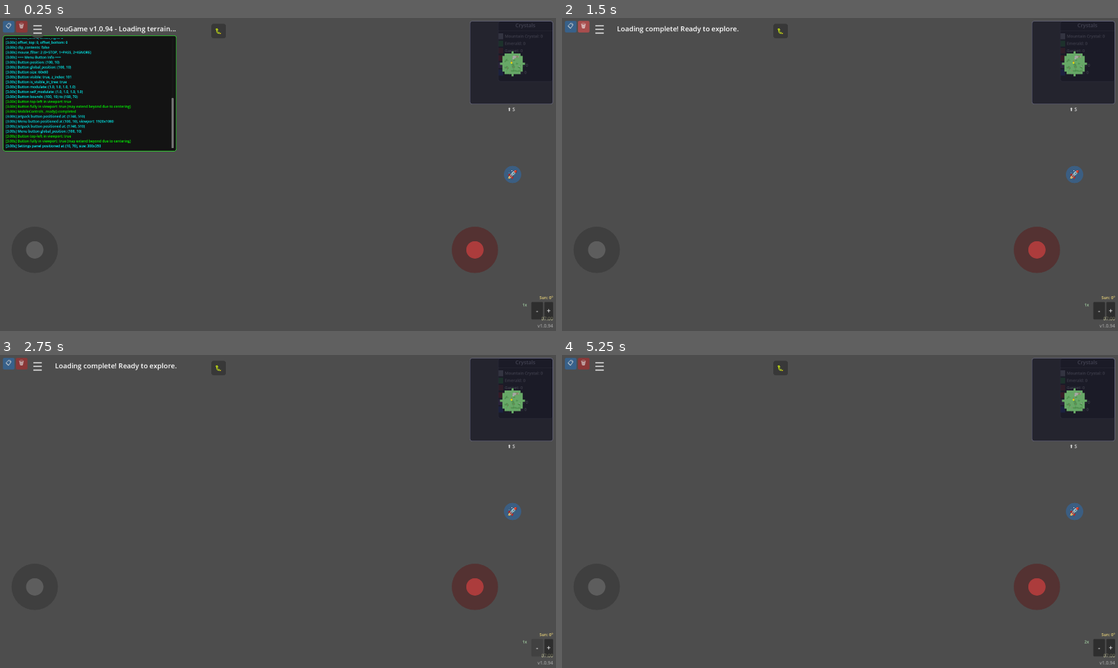
Above: before the commit, frames 1-4 (two rows, left to right).
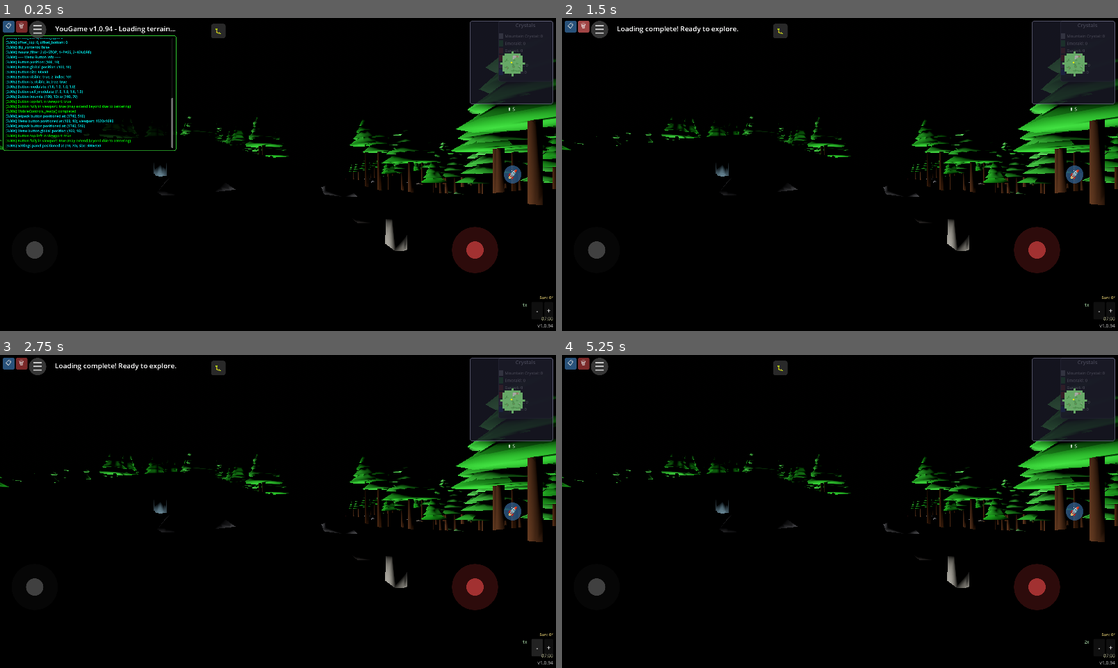
Above: after the commit, the same moments.

Repository: felix-dieterle/YouGame_godot4_public
Game: Godot game, scene res://scenes/main.tscn
The game is run twice, just before and just after one commit, with the same random seed, the same clock (stepped at 60 frames per second) and the same inputs.
Inputs:
- Up to frame 1 (0.25 s): no input
- Up to frame 2 (1.5 s): click "📋" at 0.5 s; click "🗑" at 1.25 s
- Up to frame 3 (2.75 s): click "-" at 2 s
- Up to frame 4 (5.25 s): click "+" at 2.75 s; click "🚀" at 3.5 s; click "☰" at 4.25 s; click "▶ Resume Game" at 5 s

The runs differ from the first frame. In frame 1, 86% of the frame differs, in the area x 0-100%, y 0-100%; in frame 2, 95%; in frame 3, 95%; in frame 4, 95%.
Error before the commit: Parse Error: Used tab character for indentation instead of space as used before in the file. (res://scripts/player.gd:711)

Commit message:
Fix indentation: replace tabs with spaces in all modified files
Co-authored-by: felix-dieterle <1490062+felix-dieterle@users.noreply.github.com>

Diff:
--- a/scripts/campfire_system.gd
+++ b/scripts/campfire_system.gd
@@ -11,71 +11,71 @@
 ## - light_range: How far the campfire light reaches in meters (default: 40.0)
 ## - light_attenuation: Light falloff rate (default: 0.8)
 static func create_campfire_node(light_energy: float = 8.0, light_range: float = 40.0, light_attenuation: float = 0.8) -> Node3D:
-	var campfire = Node3D.new()
-	campfire.name = "Campfire"
-	campfire.add_to_group("Campfires")  # Add to group for save/load
+    var campfire = Node3D.new()
+    campfire.name = "Campfire"
+    campfire.add_to_group("Campfires")  # Add to group for save/load
 
-	# Create stone base (multiple stones arranged in a circle)
-	for i in range(6):
-		var stone = MeshInstance3D.new()
-		var stone_mesh = BoxMesh.new()
-		stone_mesh.size = Vector3(0.3, 0.2, 0.4)
-		stone.mesh = stone_mesh
+    # Create stone base (multiple stones arranged in a circle)
+    for i in range(6):
+        var stone = MeshInstance3D.new()
+        var stone_mesh = BoxMesh.new()
+        stone_mesh.size = Vector3(0.3, 0.2, 0.4)
+        stone.mesh = stone_mesh
 
-		var angle = i * (2.0 * PI / 6.0)
-		var radius = 0.6
-		stone.position = Vector3(cos(angle) * radius, 0.1, sin(angle) * radius)
-		stone.rotation.y = angle + PI / 2.0
+        var angle = i * (2.0 * PI / 6.0)
+        var radius = 0.6
+        stone.position = Vector3(cos(angle) * radius, 0.1, sin(angle) * radius)
+        stone.rotation.y = angle + PI / 2.0
 
-		var stone_material = StandardMaterial3D.new()
-		stone_material.albedo_color = Color(0.4, 0.4, 0.45)  # Gray stone
-		stone_material.roughness = 0.9
-		stone.set_surface_override_material(0, stone_material)
-		campfire.add_child(stone)
+        var stone_material = StandardMaterial3D.new()
+        stone_material.albedo_color = Color(0.4, 0.4, 0.45)  # Gray stone
+        stone_material.roughness = 0.9
+        stone.set_surface_override_material(0, stone_material)
+        campfire.add_child(stone)
 
-	# Create wood logs in center
-	for i in range(3):
-		var log = MeshInstance3D.new()
-		var log_mesh = CylinderMesh.new()
-		log_mesh.height = 0.8
-		log_mesh.top_radius = 0.08
-		log_mesh.bottom_radius = 0.08
-		log.mesh = log_mesh
+    # Create wood logs in center
+    for i in range(3):
+        var log = MeshInstance3D.new()
+        var log_mesh = CylinderMesh.new()
+        log_mesh.height = 0.8
+        log_mesh.top_radius = 0.08
+        log_mesh.bottom_radius = 0.08
+        log.mesh = log_mesh
 
-		var angle = i * (2.0 * PI / 3.0)
-		log.position = Vector3(cos(angle) * 0.15, 0.25, sin(angle) * 0.15)
-		log.rotation.z = PI / 2.0
-		log.rotation.y = angle
+        var angle = i * (2.0 * PI / 3.0)
+        log.position = Vector3(cos(angle) * 0.15, 0.25, sin(angle) * 0.15)
+        log.rotation.z = PI / 2.0
+        log.rotation.y = angle
 
-		var log_material = StandardMaterial3D.new()
-		log_material.albedo_color = Color(0.3, 0.2, 0.1)  # Brown wood
-		log.set_surface_override_material(0, log_material)
-		campfire.add_child(log)
+        var log_material = StandardMaterial3D.new()
+        log_material.albedo_color = Color(0.3, 0.2, 0.1)  # Brown wood
+        log.set_surface_override_material(0, log_material)
+        campfire.add_child(log)
 
-	# Create main fire (glowing sphere - larger than torch)
-	var fire = MeshInstance3D.new()
-	var fire_mesh = SphereMesh.new()
-	fire_mesh.radius = 0.35
-	fire_mesh.height = 0.7
-	fire.mesh = fire_mesh
-	fire.position = Vector3(0, 0.5, 0)
+    # Create main fire (glowing sphere - larger than torch)
+    var fire = MeshInstance3D.new()
+    var fire_mesh = SphereMesh.new()
+    fire_mesh.radius = 0.35
+    fire_mesh.height = 0.7
+    fire.mesh = fire_mesh
+    fire.position = Vector3(0, 0.5, 0)
 
-	var fire_material = StandardMaterial3D.new()
-	fire_material.albedo_color = Color(1.0, 0.5, 0.1)  # Orange fire
-	fire_material.emission_enabled = true
-	fire_material.emission = Color(1.0, 0.4, 0.0)
-	fire_material.emission_energy_multiplier = 4.0
-	fire.set_surface_override_material(0, fire_material)
-	campfire.add_child(fire)
+    var fire_material = StandardMaterial3D.new()
+    fire_material.albedo_color = Color(1.0, 0.5, 0.1)  # Orange fire
+    fire_material.emission_enabled = true
+    fire_material.emission = Color(1.0, 0.4, 0.0)
+    fire_material.emission_energy_multiplier = 4.0
+    fire.set_surface_override_material(0, fire_material)
+    campfire.add_child(fire)
 
-	# Create brighter omni light (brighter and reaches further than torch)
-	var light = OmniLight3D.new()
-	light.light_color = Color(1.0, 0.6, 0.2)  # Warm orange light
-	light.light_energy = light_energy
-	light.omni_range = light_range
-	light.omni_attenuation = light_attenuation
-	light.shadow_enabled = true
-	light.position = Vector3(0, 0.5, 0)
-	campfire.add_child(light)
+    # Create brighter omni light (brighter and reaches further than torch)
+    var light = OmniLight3D.new()
+    light.light_color = Color(1.0, 0.6, 0.2)  # Warm orange light
+    light.light_energy = light_energy
+    light.omni_range = light_range
+    light.omni_attenuation = light_attenuation
+    light.shadow_enabled = true
+    light.position = Vector3(0, 0.5, 0)
+    campfire.add_child(light)
 
-	return campfire
+    return campfire
--- a/scripts/player.gd
+++ b/scripts/player.gd
@@ -709,31 +709,31 @@
 
 ## Use flint stones to create a campfire at the player's current position
 func _use_flint_stones() -> void:
-	# Check if player has enough flint stones
-	if flint_stone_count < 2:
-		var ui_manager = get_tree().get_first_node_in_group("UIManager")
-		if ui_manager and ui_manager.has_method("show_message"):
-			ui_manager.show_message("Need 2 flint stones to create campfire! (%d/2)" % flint_stone_count, 2.0)
-		return
-
-	# Deduct 2 flint stones from inventory
-	flint_stone_count -= 2
-
-	# Create campfire at player position using CampfireSystem
-	var campfire = CampfireSystem.create_campfire_node(campfire_light_energy, campfire_light_range, campfire_light_attenuation)
-	campfire.global_position = global_position + Vector3(0, campfire_placement_offset, 0)
-
-	# Add campfire to the world
-	get_parent().add_child(campfire)
-
-	# Update UI
-	var ui_manager = get_tree().get_first_node_in_group("UIManager")
-	if ui_manager and ui_manager.has_method("update_flint_stone_count"):
-		ui_manager.update_flint_stone_count(flint_stone_count)
-	if ui_manager and ui_manager.has_method("show_message"):
-		ui_manager.show_message("Campfire created! (%d flint stones left)" % flint_stone_count, 2.0)
-
-	print("Player: Created campfire at ", campfire.global_position, " - ", flint_stone_count, " flint stones remaining")
+    # Check if player has enough flint stones
+    if flint_stone_count < 2:
+        var ui_manager = get_tree().get_first_node_in_group("UIManager")
+        if ui_manager and ui_manager.has_method("show_message"):
+            ui_manager.show_message("Need 2 flint stones to create campfire! (%d/2)" % flint_stone_count, 2.0)
+        return
+
+    # Deduct 2 flint stones from inventory
+    flint_stone_count -= 2
+
+    # Create campfire at player position using CampfireSystem
+    var campfire = CampfireSystem.create_campfire_node(campfire_light_energy, campfire_light_range, campfire_light_attenuation)
+    campfire.global_position = global_position + Vector3(0, campfire_placement_offset, 0)
+
+    # Add campfire to the world
+    get_parent().add_child(campfire)
+
+    # Update UI
+    var ui_manager = get_tree().get_first_node_in_group("UIManager")
+    if ui_manager and ui_manager.has_method("update_flint_stone_count"):
+        ui_manager.update_flint_stone_count(flint_stone_count)
+    if ui_manager and ui_manager.has_method("show_message"):
+        ui_manager.show_message("Campfire created! (%d flint stones left)" % flint_stone_count, 2.0)
+
+    print("Player: Created campfire at ", campfire.global_position, " - ", flint_stone_count, " flint stones remaining")
 
 ## Toggle inventory UI visibility
 func _toggle_inventory() -> void:
--- a/tests/test_campfire_system.gd
+++ b/tests/test_campfire_system.gd
@@ -9,119 +9,119 @@
 const CampfireSystem = preload("res://scripts/campfire_system.gd")
 
 func _ready() -> void:
-	print("\n=== CAMPFIRE SYSTEM TEST ===")
+    print("\n=== CAMPFIRE SYSTEM TEST ===")
 
-	# Run tests
-	test_player_initial_flint_stone_count()
-	test_player_initial_mushroom_count()
-	test_player_initial_bottle_fill_level()
-	test_campfire_creation()
-	test_inventory_save_load()
+    # Run tests
+    test_player_initial_flint_stone_count()
+    test_player_initial_mushroom_count()
+    test_player_initial_bottle_fill_level()
+    test_campfire_creation()
+    test_inventory_save_load()
 
-	# Print summary
-	print("\n=== TEST SUMMARY ===")
-	print("Tests run: ", test_count)
-	print("Tests passed: ", passed_count)
-	print("Tests failed: ", test_count - passed_count)
+    # Print summary
+    print("\n=== TEST SUMMARY ===")
+    print("Tests run: ", test_count)
+    print("Tests passed: ", passed_count)
+    print("Tests failed: ", test_count - passed_count)
 
-	if passed_count == test_count:
-		print("✓ All tests passed!")
-		get_tree().quit(0)
-	else:
-		print("✗ Some tests failed")
-		get_tree().quit(1)
+    if passed_count == test_count:
+        print("✓ All tests passed!")
+        get_tree().quit(0)
+    else:
+        print("✗ Some tests failed")
+        get_tree().quit(1)
 
 func test_player_initial_flint_stone_count() -> void:
-	test_count += 1
-	var test_name = "Player has flint_stone_count property"
+    test_count += 1
+    var test_name = "Player has flint_stone_count property"
 
-	# Just verify the property exists in the Player class definition
-	# We can't easily test default values without scene initialization
-	if ClassDB.class_has_property("Player", "flint_stone_count"):
-		pass_test(test_name)
-	else:
-		# Alternative check - see if we can access it
-		var player_script = load("res://scripts/player.gd")
-		var script_text = player_script.source_code
-		if "flint_stone_count" in script_text:
-			pass_test(test_name)
-		else:
-			fail_test(test_name, "Player missing flint_stone_count property")
+    # Just verify the property exists in the Player class definition
+    # We can't easily test default values without scene initialization
+    if ClassDB.class_has_property("Player", "flint_stone_count"):
+        pass_test(test_name)
+    else:
+        # Alternative check - see if we can access it
+        var player_script = load("res://scripts/player.gd")
+        var script_text = player_script.source_code
+        if "flint_stone_count" in script_text:
+            pass_test(test_name)
+        else:
+            fail_test(test_name, "Player missing flint_stone_count property")
 
 func test_player_initial_mushroom_count() -> void:
-	test_count += 1
-	var test_name = "Player has mushroom_count property"
+    test_count += 1
+    var test_name = "Player has mushroom_count property"
 
-	var player_script = load("res://scripts/player.gd")
-	var script_text = player_script.source_code
-	if "mushroom_count" in script_text:
-		pass_test(test_name)
-	else:
-		fail_test(test_name, "Player missing mushroom_count property")
+    var player_script = load("res://scripts/player.gd")
+    var script_text = player_script.source_code
+    if "mushroom_count" in script_text:
+        pass_test(test_name)
+    else:
+        fail_test(test_name, "Player missing mushroom_count property")
 
 func test_player_initial_bottle_fill_level() -> void:
-	test_count += 1
-	var test_name = "Player has bottle_fill_level property"
+    test_count += 1
+    var test_name = "Player has bottle_fill_level property"
 
-	var player_script = load("res://scripts/player.gd")
-	var script_text = player_script.source_code
-	if "bottle_fill_level" in script_text:
-		pass_test(test_name)
-	else:
-		fail_test(test_name, "Player missing bottle_fill_level property")
+    var player_script = load("res://scripts/player.gd")
+    var script_text = player_script.source_code
+    if "bottle_fill_level" in script_text:
+        pass_test(test_name)
+    else:
+        fail_test(test_name, "Player missing bottle_fill_level property")
 
 func test_campfire_creation() -> void:
-	test_count += 1
-	var test_name = "Campfire can be created with CampfireSystem"
+    test_count += 1
+    var test_name = "Campfire can be created with CampfireSystem"
 
-	var campfire = CampfireSystem.create_campfire_node()
+    var campfire = CampfireSystem.create_campfire_node()
 
-	if campfire != null:
-		# Check if campfire has a light
-		var light_found = false
-		for child in campfire.get_children():
-			if child is OmniLight3D:
-				light_found = true
-				break
+    if campfire != null:
+        # Check if campfire has a light
+        var light_found = false
+        for child in campfire.get_children():
+            if child is OmniLight3D:
+                light_found = true
+                break
 
-		if light_found:
-			pass_test(test_name)
-		else:
-			fail_test(test_name, "Campfire missing OmniLight3D")
+        if light_found:
+            pass_test(test_name)
+        else:
+            fail_test(test_name, "Campfire missing OmniLight3D")
 
-		campfire.queue_free()
-	else:
-		fail_test(test_name, "Failed to create campfire node")
+        campfire.queue_free()
+    else:
+        fail_test(test_name, "Failed to create campfire node")
 
 func test_inventory_save_load() -> void:
-	test_count += 1
-	var test_name = "New inventory items can be saved/loaded"
+    test_count += 1
+    var test_name = "New inventory items can be saved/loaded"
 
-	# Test if SaveGameManager has new inventory data fields
-	if SaveGameManager.save_data.has("player"):
-		var player_data = SaveGameManager.save_data["player"]
-		if player_data.has("flint_stone_count") and player_data.has("mushroom_count") and player_data.has("bottle_fill_level"):
-			pass_test(test_name)
-		else:
-			fail_test(test_name, "SaveGameManager missing new inventory fields")
-	else:
-		fail_test(test_name, "SaveGameManager missing player data")
+    # Test if SaveGameManager has new inventory data fields
+    if SaveGameManager.save_data.has("player"):
+        var player_data = SaveGameManager.save_data["player"]
+        if player_data.has("flint_stone_count") and player_data.has("mushroom_count") and player_data.has("bottle_fill_level"):
+            pass_test(test_name)
+        else:
+            fail_test(test_name, "SaveGameManager missing new inventory fields")
+    else:
+        fail_test(test_name, "SaveGameManager missing player data")
 
-	# Test if SaveGameManager has campfires field in world data
-	test_count += 1
-	var test_name2 = "Campfires can be saved in world data"
-	if SaveGameManager.save_data.has("world"):
-		var world_data = SaveGameManager.save_data["world"]
-		if world_data.has("campfires"):
-			pass_test(test_name2)
-		else:
-			fail_test(test_name2, "SaveGameManager world data missing campfires field")
-	else:
-		fail_test(test_name2, "SaveGameManager missing world data")
+    # Test if SaveGameManager has campfires field in world data
+    test_count += 1
+    var test_name2 = "Campfires can be saved in world data"
+    if SaveGameManager.save_data.has("world"):
+        var world_data = SaveGameManager.save_data["world"]
+        if world_data.has("campfires"):
+            pass_test(test_name2)
+        else:
+            fail_test(test_name2, "SaveGameManager world data missing campfires field")
+    else:
+        fail_test(test_name2, "SaveGameManager missing world data")
 
 func pass_test(test_name: String) -> void:
-	passed_count += 1
-	print("✓ ", test_name)
+    passed_count += 1
+    print("✓ ", test_name)
 
 func fail_test(test_name: String, reason: String) -> void:
-	print("✗ ", test_name, " - ", reason)
+    print("✗ ", test_name, " - ", reason)
